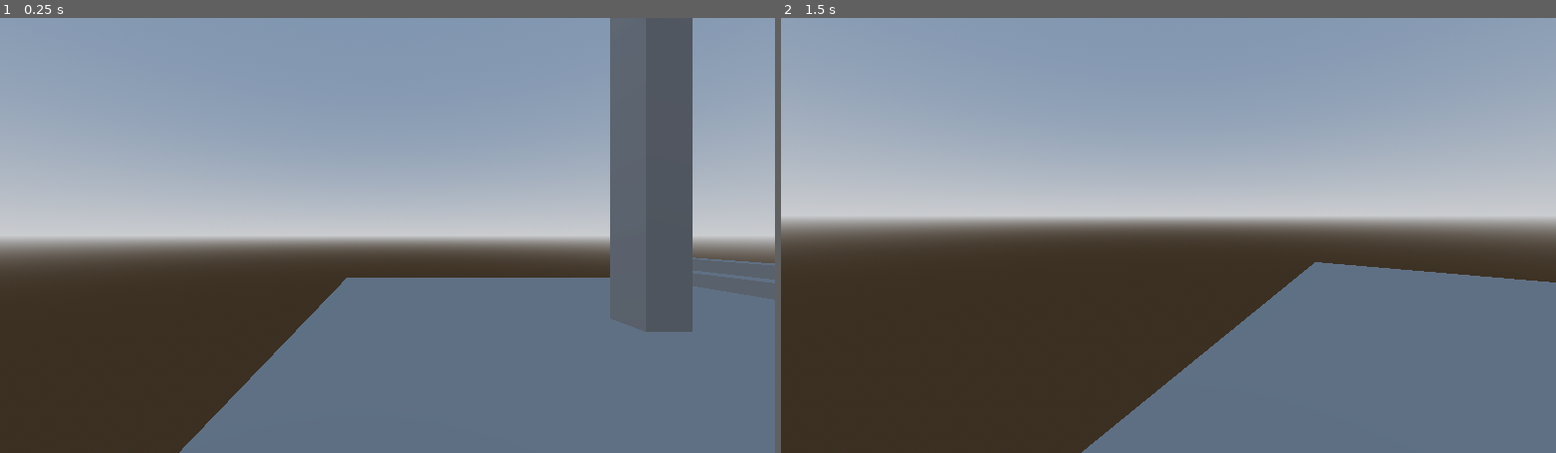
Above: before the commit, frames 1-2 (left to right).
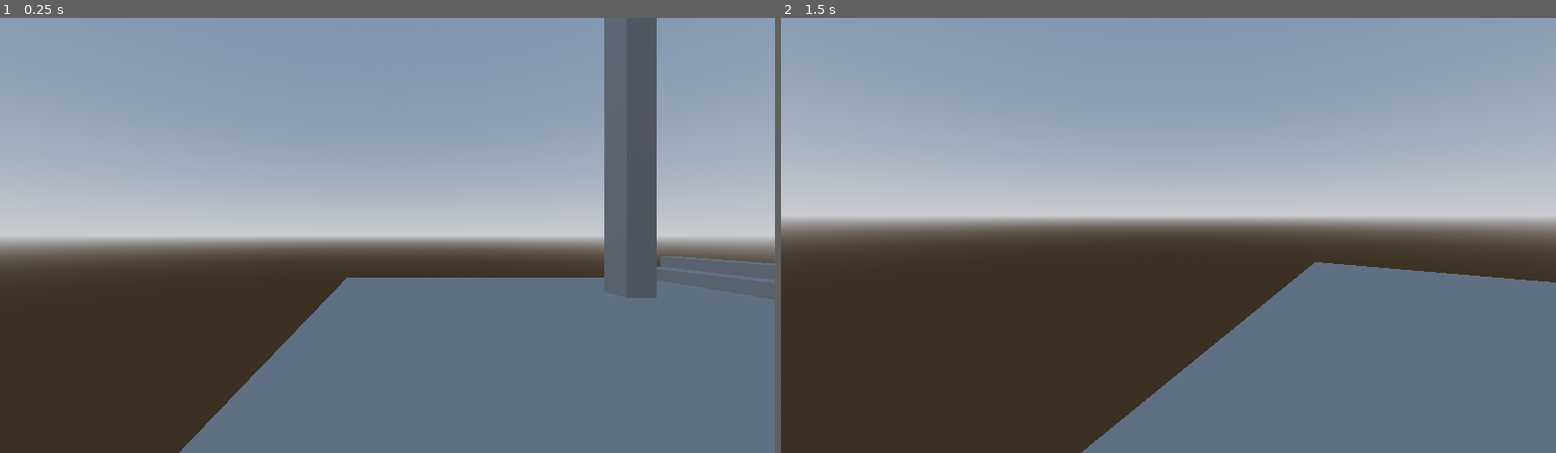
Above: after the commit, the same moments.

Repository: slaw1223/FirstGodotGame
Game: Godot game, scene res://main.tscn
Two runs of this game, one before a commit and one after it. Both use one fixed random seed, a clock stepped at 60 frames per second and the inputs below.
Inputs (mouse positions are in pixels of both pictures, inside the frame that each line leads up to):
- Up to frame 1 (0.25 s): no input
- Up to frame 2 (1.5 s): tap Enter (ui_accept) at 0.5, 0.77, 1.25 s; move the mouse to (1339, 213) at 0.52 s; hold Right (ui_right) 0.53-1.28 s; click (1339, 213) at 0.67 s; move the mouse to (1129, 235) at 1.27 s; hold Up (ui_up) from 1.28 s (still down)

The runs differ from the first frame. In frame 1, 3.9% of the frame differs, in the area x 77-90%, y 0-73%; in frame 2, nothing differs.

Commit message:
Update main.tscn

Diff:
--- a/main.tscn
+++ b/main.tscn
@@ -53,5 +53,8 @@
 size = Vector3(1, 1, 7)
 
 [node name="CSGBox3D8" type="CSGBox3D" parent="." unique_id=989326614]
-transform = Transform3D(1, 0, 0, 0, 1, 0, 0, 0, 1, 0, 5.4437866, 0)
+transform = Transform3D(1, 0, 0, 0, 1, 0, 0, 0, 1, 2.4350677, 5.4437866, -3.3732862)
 size = Vector3(1, 11.887573, 1)
+
+[node name="Szymon" type="CSGBox3D" parent="." unique_id=1200029608]
+transform = Transform3D(1, 0, 0, 0, 1, 0, 0, 0, 1, 2.4350677, 5.4437866, 15.729979)
